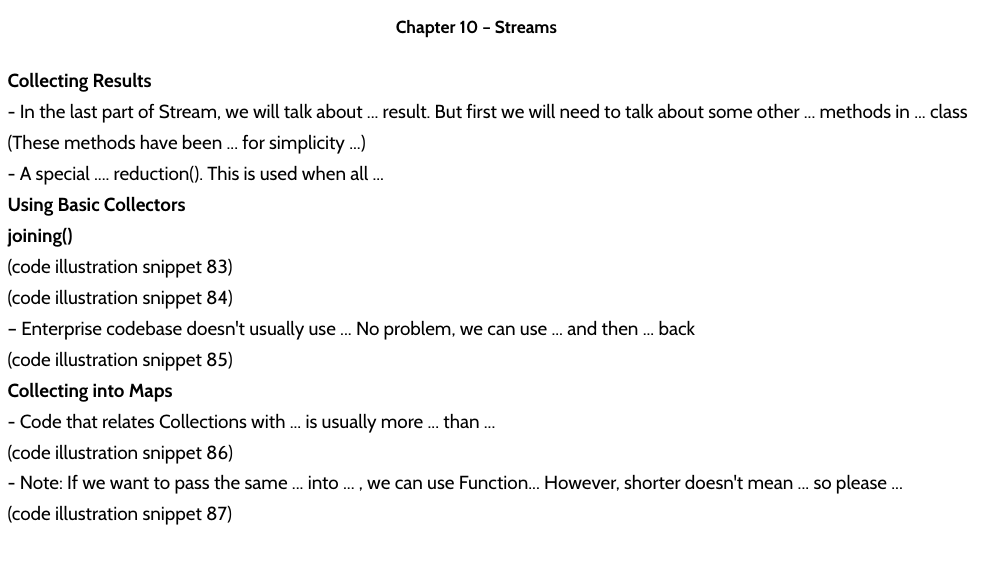
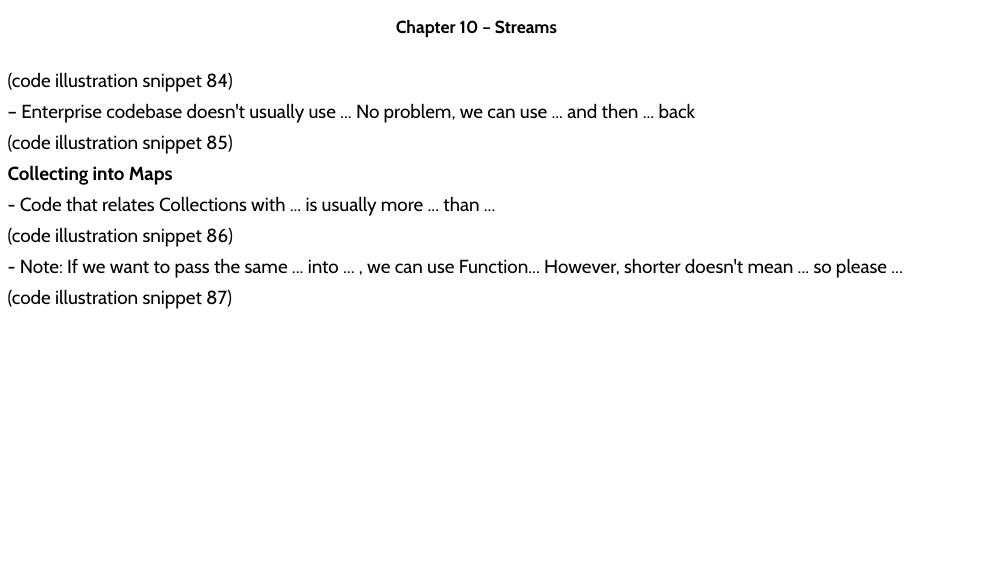
Before and after one commit to MaiDinhVinh/CS-Java, a slide deck: slide 40 of OCP17/Chapter 10 - Streams.pptx. Drawn at 1008x567 pixels with LibreOffice and Linux fonts; fonts in the diff are those of the drawing. Boxes give left, top, right and bottom in pixels: in the first picture for what was removed or moved away, otherwise in the second. Text is boxed around its words. In the diff, an @@ line names an element or a change of style, - is before the commit and + after.

```diff
--- a/OCP17/Chapter 10 - Streams.pptx
+++ b/OCP17/Chapter 10 - Streams.pptx
@@ text at [8,72,968,278]: paragraphs removed @@
-Collecting Results
-- In the last part of Stream, we will talk about ... result. But first we will need to talk about some other ... methods in ... class
-(These methods have been ... for simplicity ...)
-- A special .... reduction(). This is used when all ...
-Using Basic Collectors
-joining()
-(code illustration snippet 83)
```
